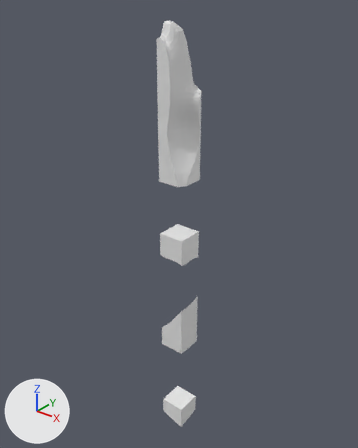
The glTF model assets/terrain/surface_pieces/surf_11_9.glb as it was, and as the next commit left it.
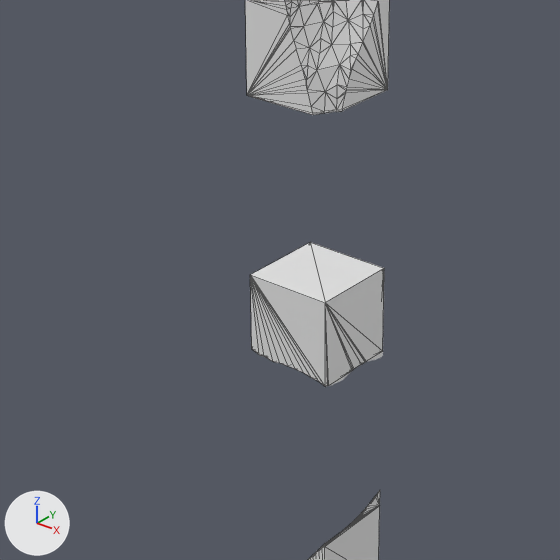
Each version is shown whole from a camera (50 mm lens) standing at (-2.3, -0.4, 25.7) and looking at (-54.1, 64.4, -14.5), then close up on the part from 24% to 70% of the width and 34% to 71% of the height. Arrows for +X, +Y and +Z are at lower left; the lights stay in place. The last two pictures show the newer version. The close-ups show mesh edges as thin lines. Where no turn or scale is listed for an object, it has been applied to the vertices.

The older version as bpy lines, for what is in view:
```python
me_layer_11 = bpy.data.meshes.new('layer_11')
me_layer_11.from_pydata(...)  # 107 vertices, 210 faces; spans x -54.01..-50.0, y 60.0..65.0, z -35.0..-30.0
me_layer_5 = bpy.data.meshes.new('layer_5')
me_layer_5.from_pydata(...)  # 82 vertices, 160 faces; spans x -55.0..-50.0, y 60.0..65.0, z -5.0..0.0
me_layer_8 = bpy.data.meshes.new('layer_8')
me_layer_8.from_pydata(...)  # 103 vertices, 202 faces; spans x -55.0..-50.0, y 60.0..65.0, z -20.0..-15.0
ob_layer_11 = bpy.data.objects.new('layer_11', me_layer_11)
ob_layer_11.location = (0.0, 0.0, 0.0)
ob_layer_5 = bpy.data.objects.new('layer_5', me_layer_5)
ob_layer_5.location = (0.0, 0.0, 0.0)
ob_layer_8 = bpy.data.objects.new('layer_8', me_layer_8)
ob_layer_8.location = (0.0, 0.0, 0.0)
```
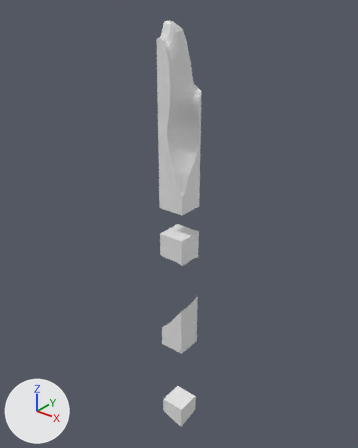
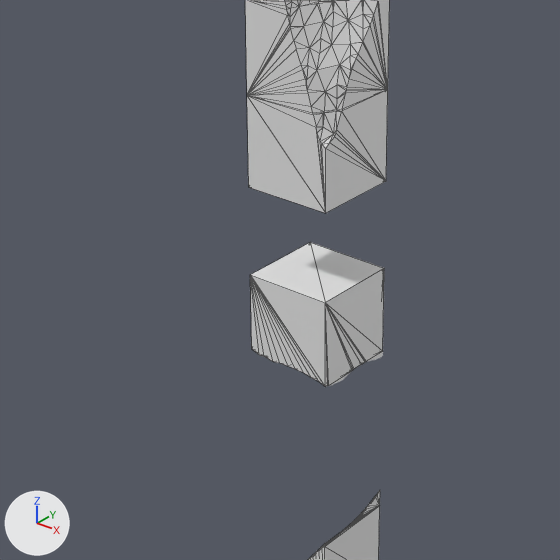
What differs and where, as boxes [x1, y1, x2, y2] in the close-ups (560 x 560 px):
'layer_6', added
    after: [247, 90, 388, 213]

Patch to the scene script:
```diff
--- a/assets/terrain/surface_pieces/surf_11_9.glb.py
+++ b/assets/terrain/surface_pieces/surf_11_9.glb.py
@@ me_layer_6 @@
+me_layer_6.from_pydata(...)  # 24 vertices, 44 faces; spans x -55.0..-50.0, y 60.0..65.0, z -10.0..-5.0
@@ ob_layer_6 @@
+ob_layer_6 = bpy.data.objects.new('layer_6', me_layer_6)
+ob_layer_6.location = (0.0, 0.0, 0.0)
```
